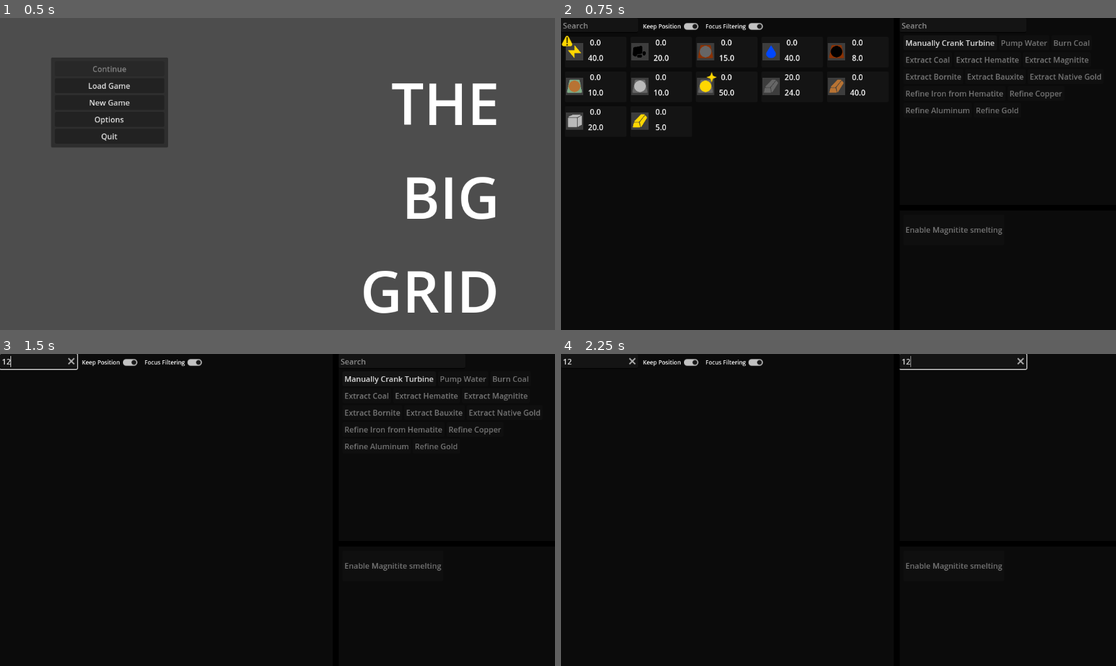
Above: before the commit, frames 1-4 (two rows, left to right).
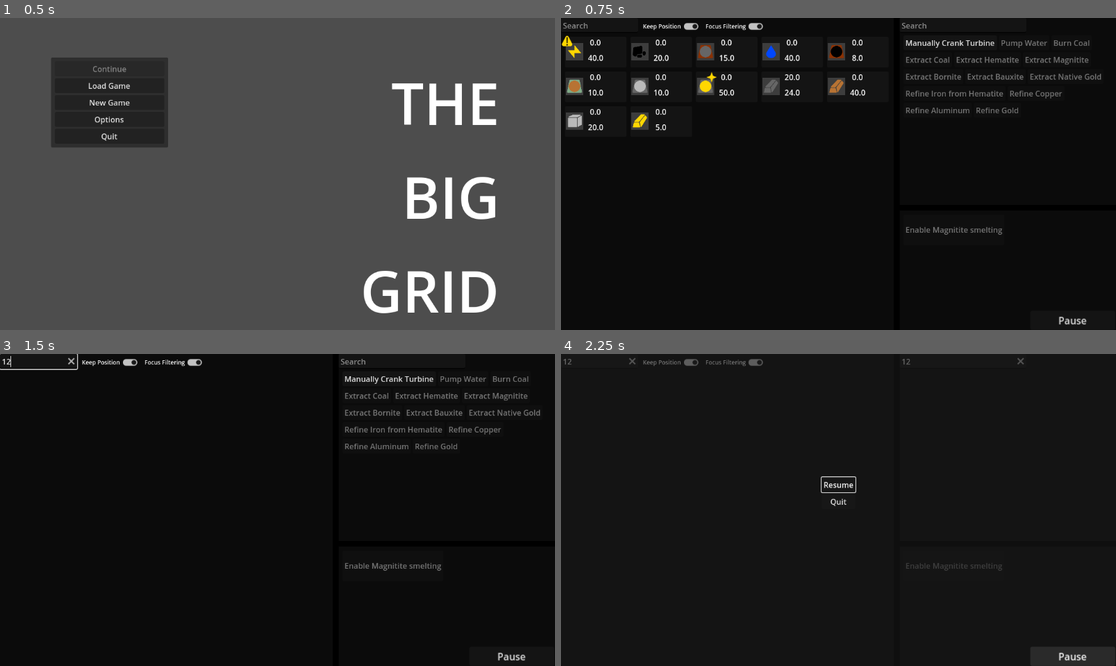
Above: after the commit, the same moments.

Repository: Carth501/The-Big-Grid
Game: Godot game, scene res://scenes/MainMenu.tscn
Two runs of this game, one before a commit and one after it. Both use one fixed random seed, a clock stepped at 60 frames per second and the inputs below. Sound files missing from this copy of the repository are replaced by a short silence.
Inputs (mouse positions are in pixels of both pictures, inside the frame that each line leads up to):
- Up to frame 1 (0.5 s): no input
- Up to frame 2 (0.75 s): click "New Game" at 0.5 s
- Up to frame 3 (1.5 s): click (38, 360) at 1.27 s; type "12" at 1.35 s
- Up to frame 4 (2.25 s): click (960, 360) at 1.5 s; type "12" at 1.58 s; click (1071, 656) at 2 s, where only the run after the commit has a clickable "Pause"

Frame 1 is identical in both runs. In frame 2, less than 0.1% of the frame differs, in the area x 89-95%, y 95-99%; in frame 3, less than 0.1%; in frame 4, 1.6%, in the area x 0-100%, y 0-100%.

Commit message:
Added pause GUI button to game
Added pause GUI button to game

Diff:
--- a/scenes/Game.tscn
+++ b/scenes/Game.tscn
@@ -407,6 +407,38 @@
 [node name="Quit" type="Button" parent="PauseMenu/MarginContainer/VBoxContainer"]
 layout_mode = 2
 text = "Quit"
+
+[node name="Control" type="Control" parent="."]
+layout_mode = 3
+anchors_preset = 3
+anchor_left = 1.0
+anchor_top = 1.0
+anchor_right = 1.0
+anchor_bottom = 1.0
+offset_left = -177.0
+offset_top = -40.0
+offset_right = -4.0
+grow_horizontal = 0
+grow_vertical = 0
+
+[node name="VBoxContainer" type="VBoxContainer" parent="Control"]
+layout_mode = 1
+anchors_preset = 3
+anchor_left = 1.0
+anchor_top = 1.0
+anchor_right = 1.0
+anchor_bottom = 1.0
+offset_left = -174.0
+offset_top = -40.0
+offset_right = -35.0
+offset_bottom = -8.0
+grow_horizontal = 0
+grow_vertical = 0
+scale = Vector2(1.27, 1.283)
+
+[node name="Button" type="Button" parent="Control/VBoxContainer"]
+layout_mode = 2
+text = "Pause"
 
 [connection signal="dragged" from="Display/MiddleSplit" to="Display/MiddleSplit" method="_on_dragged"]
 [connection signal="resized" from="Display/MiddleSplit" to="Display/MiddleSplit" method="_on_resized"]
@@ -438,3 +470,4 @@
 [connection signal="timeout" from="Logic/AutosaveTimer" to="." method="autosave"]
 [connection signal="pressed" from="PauseMenu/MarginContainer/VBoxContainer/Resume" to="PauseMenu" method="pause_or_unpause"]
 [connection signal="pressed" from="PauseMenu/MarginContainer/VBoxContainer/Quit" to="PauseMenu" method="_quitGame"]
+[connection signal="pressed" from="Control/VBoxContainer/Button" to="PauseMenu" method="pause_or_unpause"]
